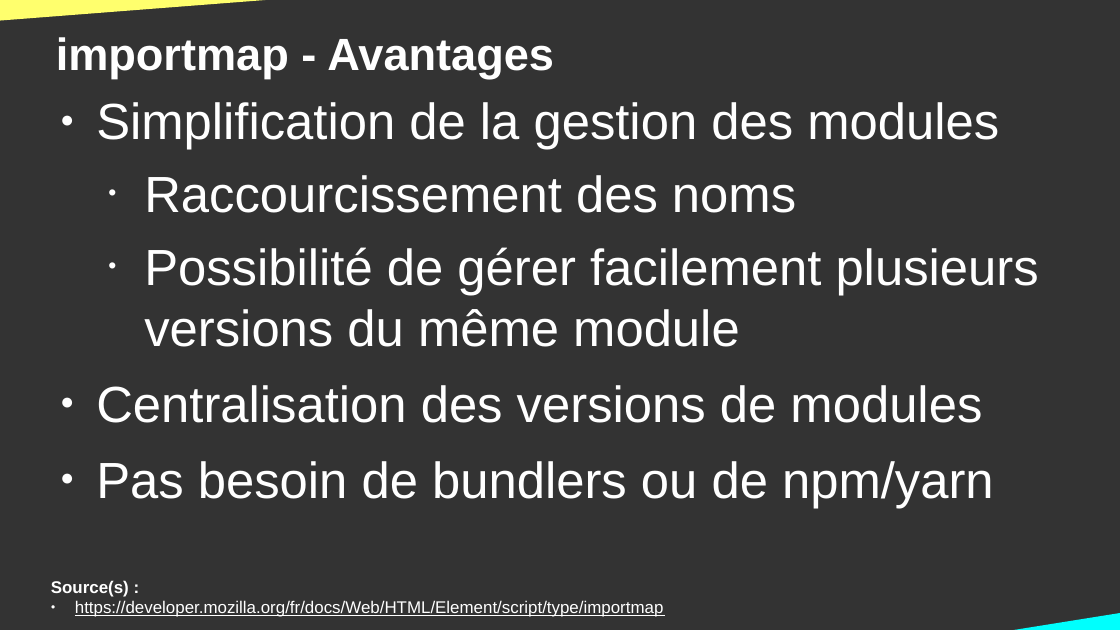
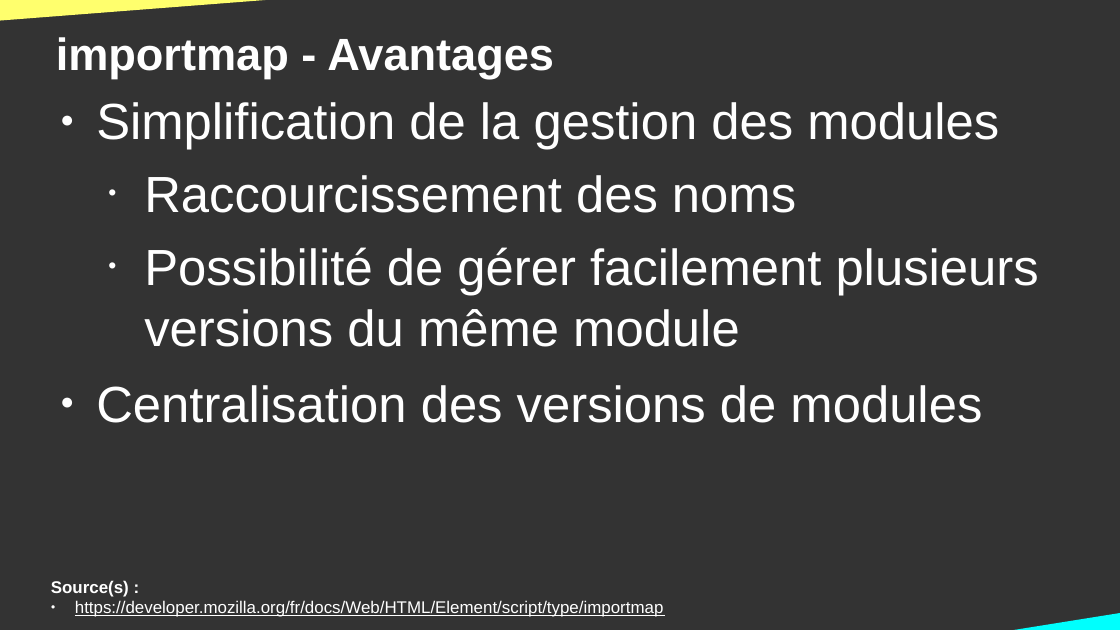
Before and after one commit to DanYellow/cours, a slide deck: slide 8 of developpement-web-et-dispositif-interactif-s6/travaux-pratiques/numero-3/presentation.odp (slide 7 before the commit). Drawn at 1120x630 pixels with LibreOffice and Linux fonts; fonts in the diff are those of the drawing. Boxes give left, top, right and bottom in pixels: in the first picture for what was removed or moved away, otherwise in the second. Text is boxed around its words. In the diff, an @@ line names an element or a change of style, - is before the commit and + after.

```diff
--- a/developpement-web-et-dispositif-interactif-s6/travaux-pratiques/numero-3/presentation.odp
+++ b/developpement-web-et-dispositif-interactif-s6/travaux-pratiques/numero-3/presentation.odp
@@ text at (96,461,994,508): paragraph removed @@
-● Pas besoin de bundlers ou de npm/yarn
```
Also in this commit, not shown: 8 other slides changed, 4 slides added, 1 other file.
